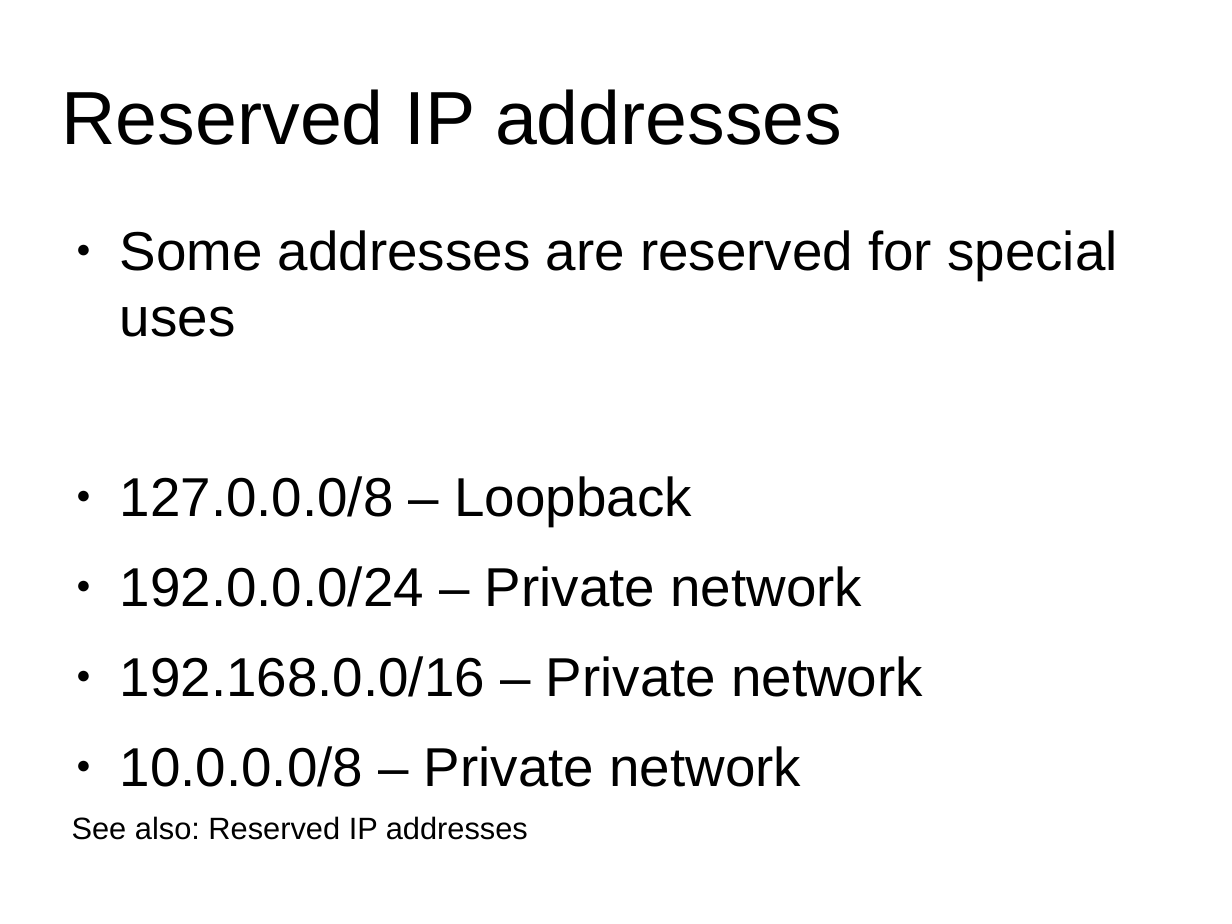
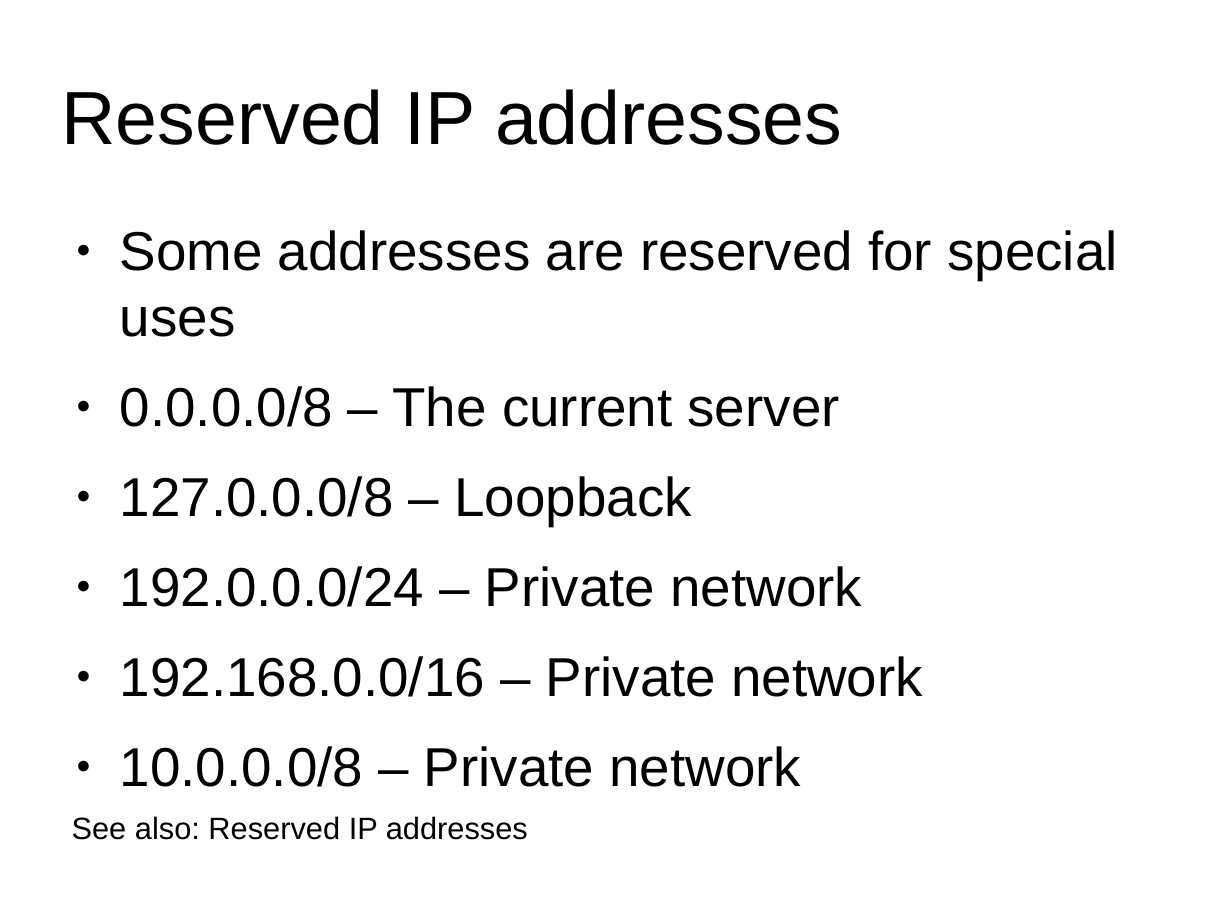
Before and after one commit to scheldejonas/week2-network, a slide deck: slide 23 of virtualisation.odp. Drawn at 1232x924 pixels with LibreOffice and Linux fonts; fonts in the diff are those of the drawing. Boxes give left, top, right and bottom in pixels: in the first picture for what was removed or moved away, otherwise in the second. Text is boxed around its words. In the diff, an @@ line names an element or a change of style, - is before the commit and + after.

Commit message:
Added 0.0.0.0 addresses

```diff
--- a/virtualisation.odp
+++ b/virtualisation.odp
@@ text at box(120, 386, 840, 427): paragraph added @@
+● 0.0.0.0/8 – The current server
```
Also in this commit, not shown: 2 other slides changed, 1 other file.
